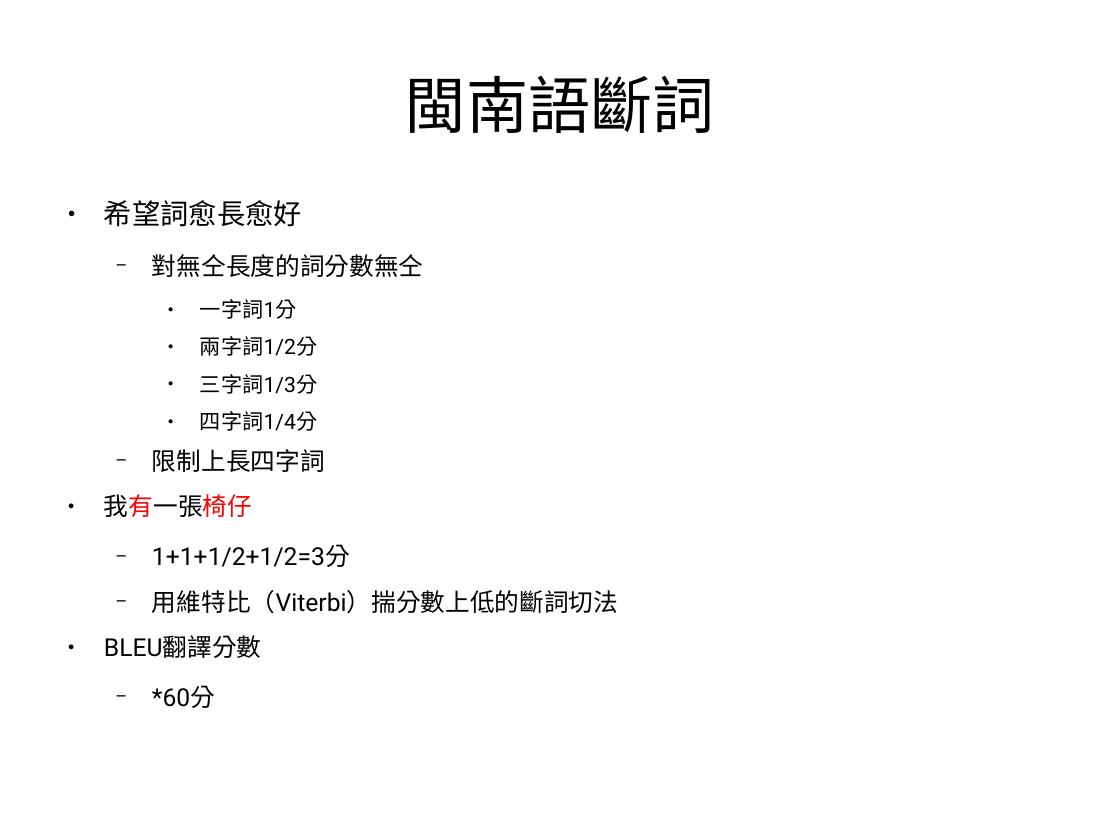
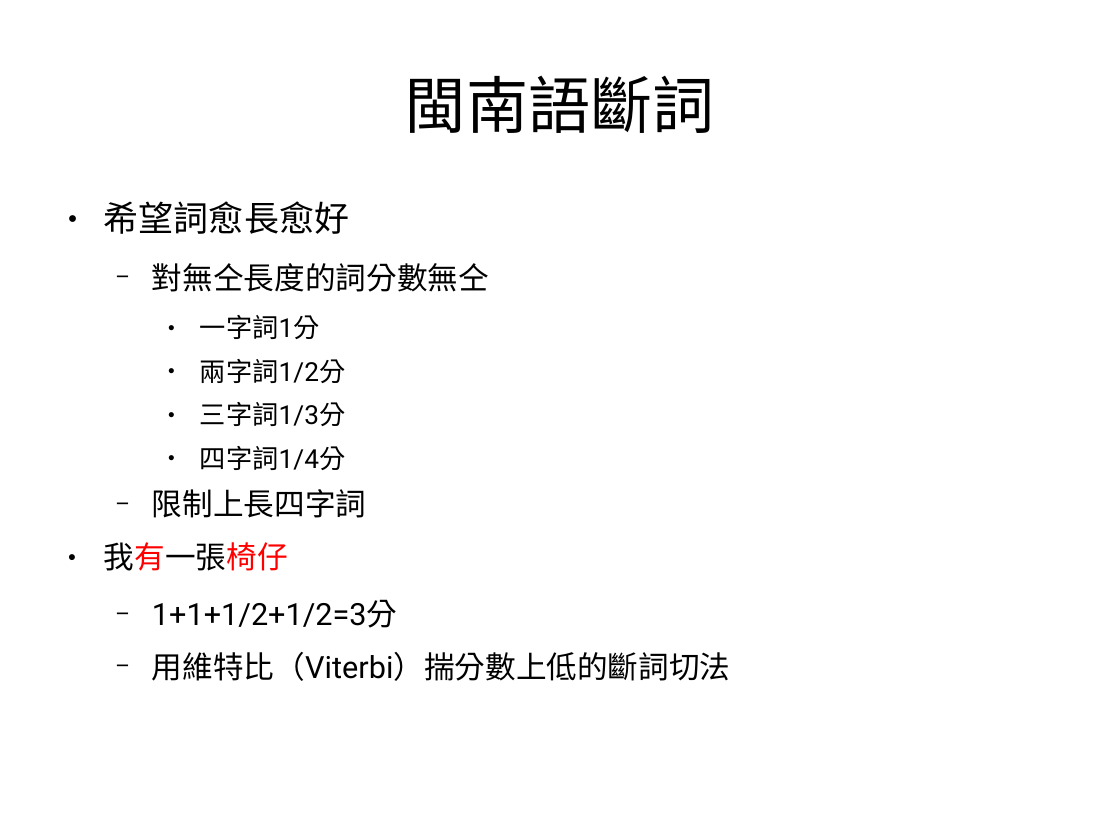
Before and after one commit to sih4sing5hong5/po3-ko3_tau5-iann2-phinn3, a slide deck: slide 20 of 翻譯報告.odp (slide 19 before the commit). Drawn at 1120x840 pixels with LibreOffice and Linux fonts; fonts in the diff are those of the drawing. Boxes give left, top, right and bottom in pixels: in the first picture for what was removed or moved away, otherwise in the second. Text is boxed around its words. In the diff, an @@ line names an element or a change of style, - is before the commit and + after.

```diff
--- a/翻譯報告.odp
+++ b/翻譯報告.odp
@@ text "希望詞愈長愈好" at (x1=104, y1=201, x2=731, y2=681): size 20 to 24.8 pt in "希望詞愈長愈好"; size 17.5 to 21.7 pt in "對無仝長度的詞分數無仝", "限制上長四字詞", "我有一張椅仔", "1+1+1/2+1/2=3分" and 1 more places; size 15 to 18.6 pt in "一字詞1分", "兩字詞1/2分", "三字詞1/3分", "四字詞1/4分" @@
@@ text at (x1=104, y1=635, x2=262, y2=658): paragraphs removed @@
-● BLEU翻譯分數
-  − *60分
```
Also in this commit, not shown: 4 other slides changed, 2 slides added, 4 slides removed.
